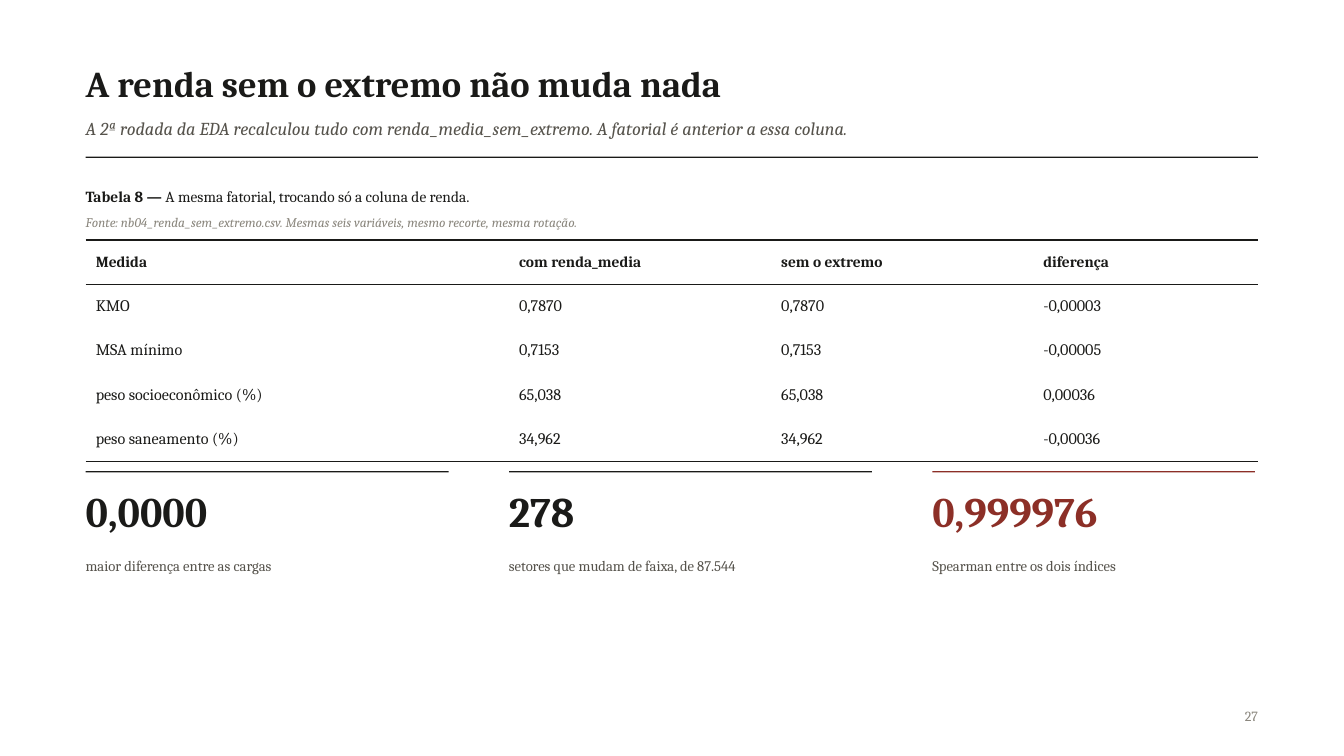
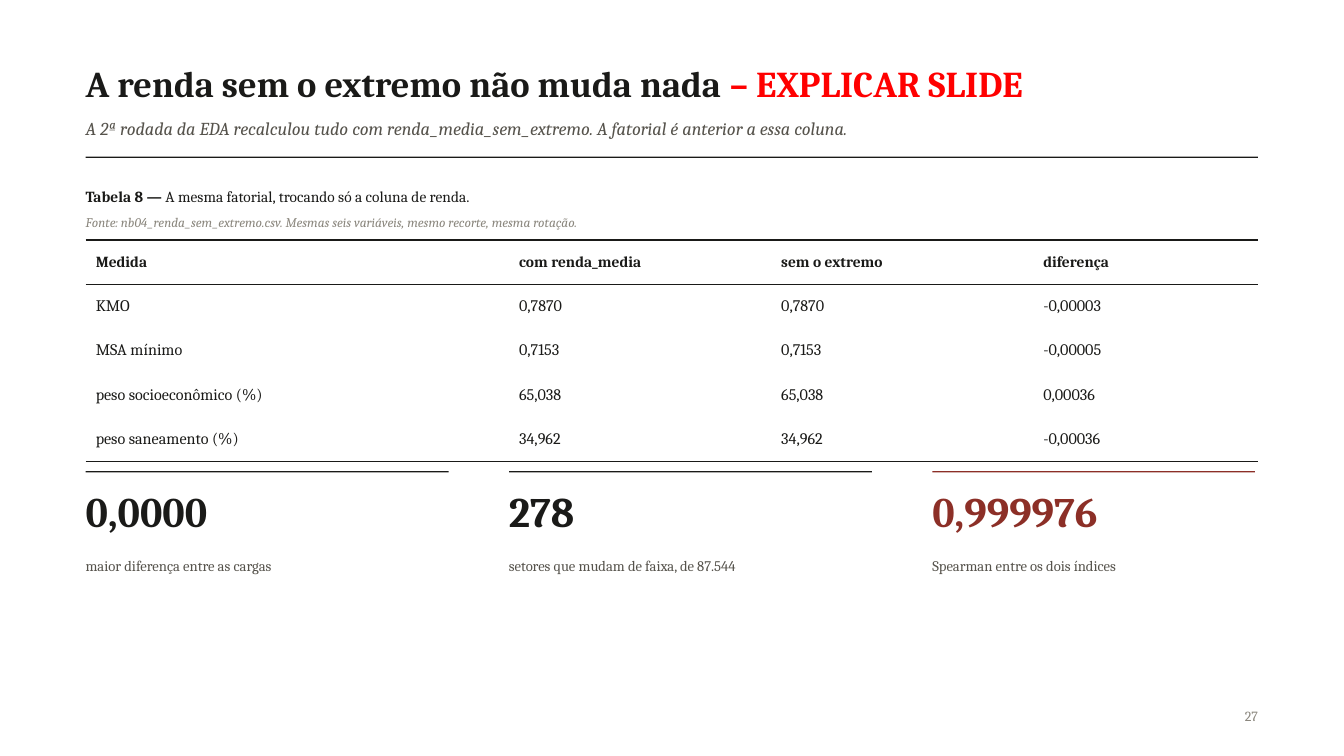
Before and after one commit to pedrinndias/Projeto_IVS_Censo, a slide deck: slide 27 of docs/Apresentacoes_IVS/Analise_Fatorial_NB04_2026-09.pptx. Drawn at 1344x756 pixels with LibreOffice and Linux fonts; fonts in the diff are those of the drawing. Boxes give left, top, right and bottom in pixels: in the first picture for what was removed or moved away, otherwise in the second. Text is boxed around its words. In the diff, an @@ line names an element or a change of style, - is before the commit and + after.

```diff
--- a/docs/Apresentacoes_IVS/Analise_Fatorial_NB04_2026-09.pptx
+++ b/docs/Apresentacoes_IVS/Analise_Fatorial_NB04_2026-09.pptx
@@ text at (86,71,1022,98): text changed @@
-A renda sem o extremo não muda nada
+A renda sem o extremo não muda nada – EXPLICAR SLIDE
```
Also in this commit, not shown: 30 other slides changed, 51 slides added, 1 slide removed.
